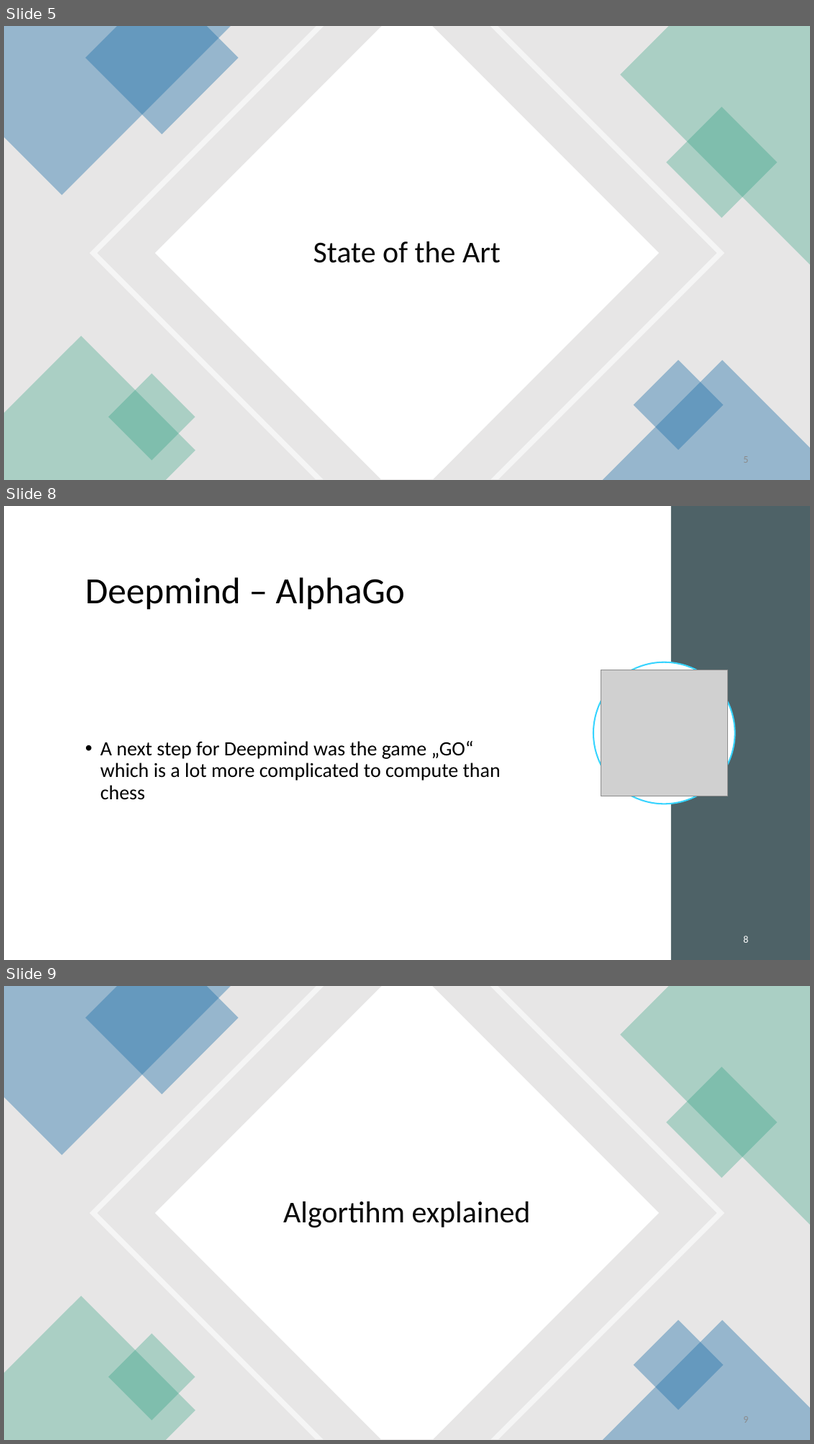
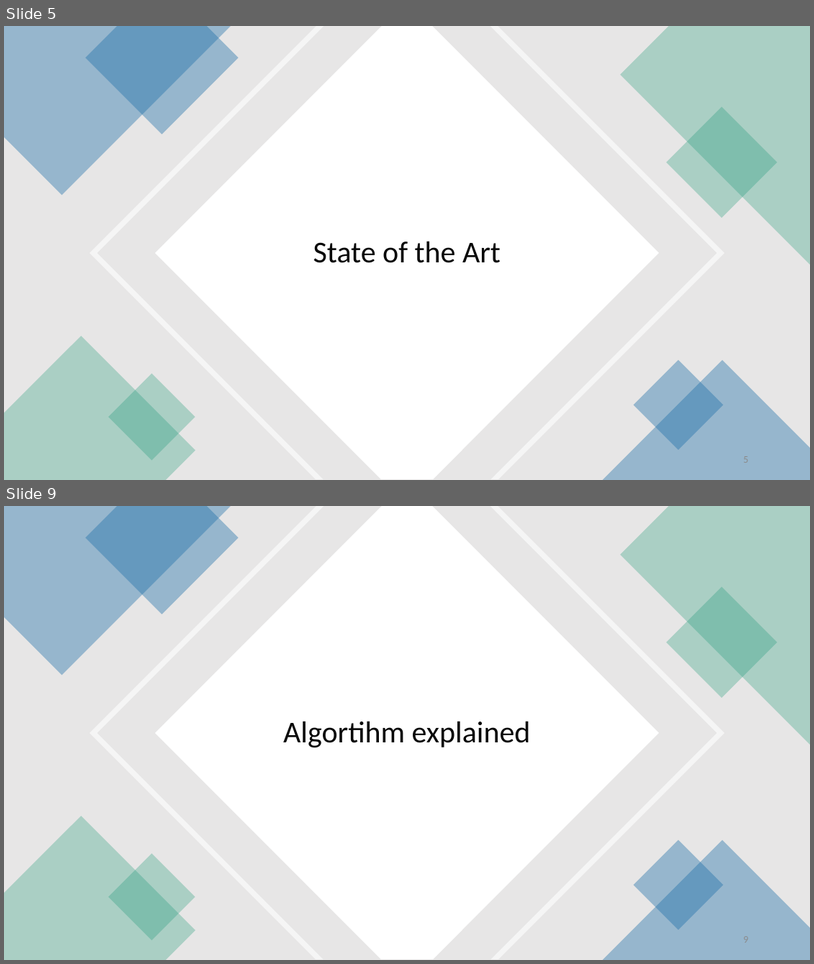
Before and after one commit to Brebeck-Jan/chessmaster, a slide deck: Präsentationen/Zwischen_Präse/Chessmaster_Zwischenpräsentation.pptx. Shown one above the other, each under a label of ours: slides 5, 8 and 9 before the commit, slides 5 and 9 after it; the slides between them are not shown. The pictures are 814x1444 and 814x964 pixels, drawn with LibreOffice and Linux fonts; fonts in the diff are those of the drawing; grey boxes stand for pictures. Boxes give left, top, right and bottom in pixels: in the first picture for what was removed or moved away, otherwise in the second. Text is boxed around its words. In the diff, an @@ line names an element or a change of style, - is before the commit and + after.

```diff
--- a/Präsentationen/Zwischen_Präse/Chessmaster_Zwischenpräsentation.pptx
+++ b/Präsentationen/Zwischen_Präse/Chessmaster_Zwischenpräsentation.pptx
@@ slide 8 removed at box(4, 506, 810, 960), background #FFFFFF @@
@@ rectangle removed at box(671, 506, 810, 960) @@
@@ title removed at box(85, 577, 405, 610) @@
-Deepmind – AlphaGo
@@ ellipse removed at box(594, 662, 736, 803) @@
@@ picture removed at box(602, 670, 728, 796) @@
@@ text removed at box(100, 741, 501, 800) @@
-• A next step for Deepmind was the game „GO“ which is a lot more complicated to compute than chess
@@ page number removed at box(743, 935, 748, 942) @@
-8
```
Also in this commit, not shown: 2 slides changed, 1 slide added.
